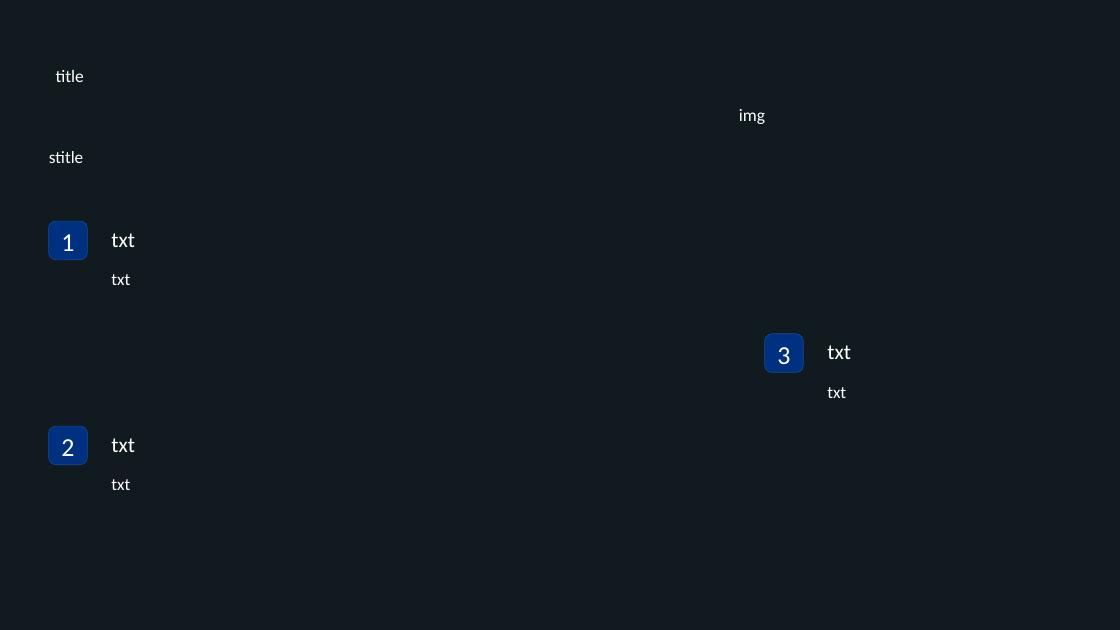
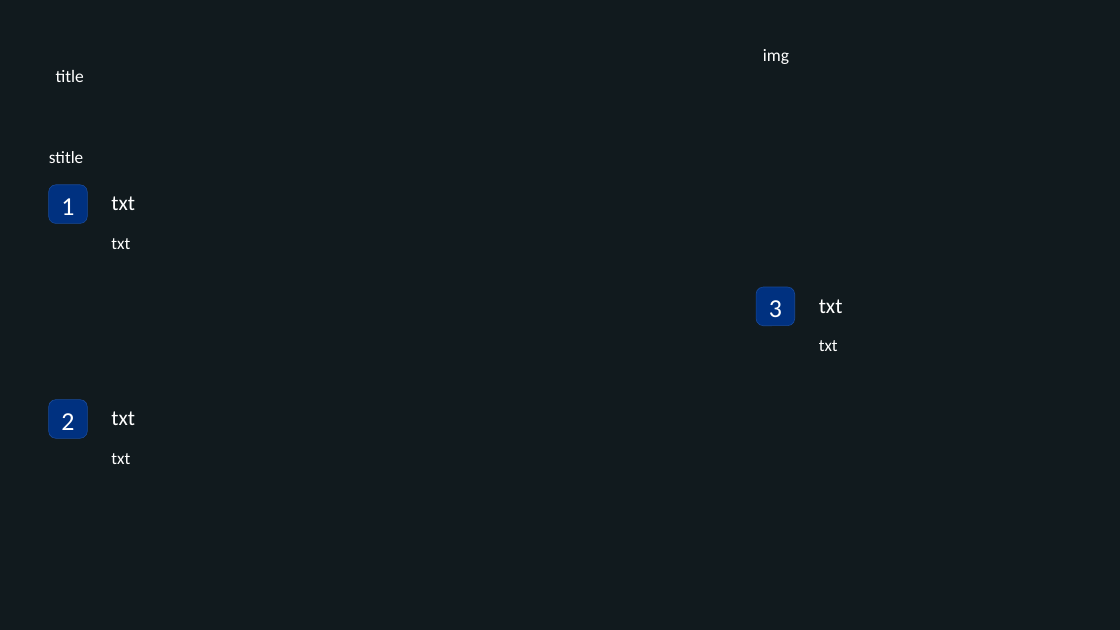
Before and after one commit to KarthikAvinash/Content-ppt-video-generator, a slide deck: slide 3 of tt.pptx. Drawn at 1120x630 pixels with LibreOffice and Linux fonts; fonts in the diff are those of the drawing; background and template pictures are left out; a plain dark background stands for a picture behind light text. Boxes give left, top, right and bottom in pixels: in the first picture for what was removed or moved away, otherwise in the second. Text is boxed around its words. In the diff, an @@ line names an element or a change of style, - is before the commit and + after.

```diff
--- a/tt.pptx
+++ b/tt.pptx
@@ text "img": place and size @@
-text "img" at (739, 109, 765, 124)
+text "img" at (763, 49, 789, 64)
@@ 2 texts, 1 rounded rectangle: place and size @@
-2 texts, 1 rounded rectangle at (49, 221, 135, 260)
+2 texts, 1 rounded rectangle at (49, 185, 135, 223)
@@ text "txt": place and size @@
-text "txt" at (111, 274, 130, 285)
+text "txt" at (111, 238, 130, 249)
@@ 2 texts, 1 rounded rectangle: place and size @@
-2 texts, 1 rounded rectangle at (764, 334, 851, 372)
+2 texts, 1 rounded rectangle at (756, 287, 843, 325)
@@ text "txt": place and size @@
-text "txt" at (827, 387, 846, 398)
+text "txt" at (819, 340, 838, 351)
@@ 2 texts, 1 rounded rectangle: place and size @@
-2 texts, 1 rounded rectangle at (49, 426, 135, 465)
+2 texts, 1 rounded rectangle at (49, 400, 135, 438)
@@ text "txt": place and size @@
-text "txt" at (111, 479, 130, 490)
+text "txt" at (111, 453, 130, 464)
```
Also in this commit, not shown: 2 other slides changed, 17 other files.
